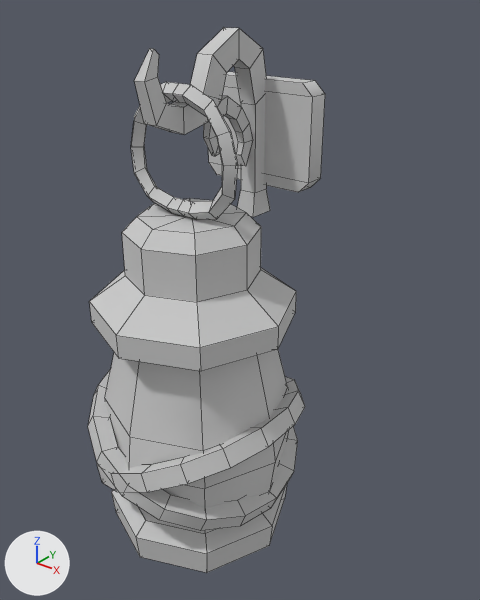
The FBX model The Cook of Village/Assets/3DModels/Object/3D/PROPS/PROP_lantern.fbx, before and after one commit.
Camera for both pictures: a 50 mm lens placed at (-13.624, -9.483, 1.875), pointed at (-13.938, -9.091, 1.632). Lighting does not change. The marker at lower left points along +X, +Y and +Z. Mesh edges are drawn as thin lines. Where no turn or scale is listed for an object, it has been applied to the vertices.

In view in the first picture: 'lantern'.
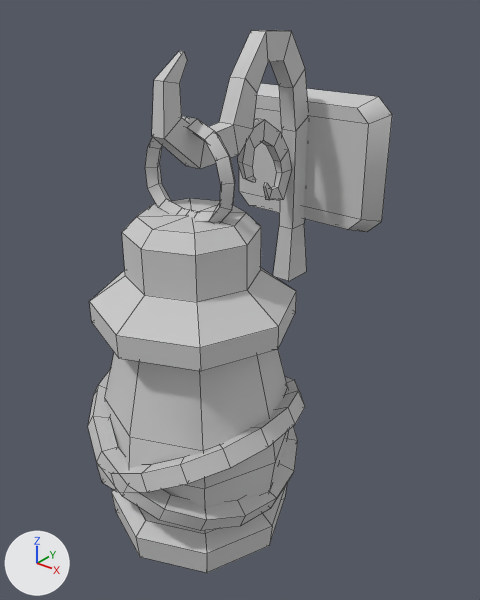
The newer file is also rescaled (x1.445), turned or shifted as a whole; pictures and numbers use the older file's frame.

Changed parts and their boxes [x1, y1, x2, y2] in the pictures (480 x 600 px):
'lantern', reshaped (28% wider): before [88, 27, 325, 573]; after [88, 30, 392, 573]
part 1 of me_mesh, built on: before [131, 27, 325, 220]; after [145, 30, 392, 281]

The change, as a list of edits to the scene's bpy script:
```text
Change me_mesh:
    used by ob_lantern; location = (-13.9508, -9.0357, 1.7633)
    remove me_mesh.from_pydata(...)  # 420 vertices, 413 faces; spans x -0.087..0.09, y -0.191..0.0, z -0.338..0.08
    add me_mesh.from_pydata(...)  # 424 vertices, 417 faces; spans x -0.087..0.09, y -0.191..0.066, z -0.338..0.076
    me_mesh part 1
    4 faces are deleted
    4 vertices in x -0.001..0.003, y -0.069..-0.068, z -0.001..0.006 move by (0.0, 0.043, -0.032)
    4 vertices in x -0.001..0.003, y -0.066..-0.065, z -0.007..-0.004 move by (0.0, 0.044, -0.033)
    170 vertices move from x -0.052..0.052, y -0.142..0.0, z -0.065..0.08 to x -0.076..0.076, y -0.128..0.066, z -0.142..0.074
    4 vertices are added at (0.008, -0.014, 0.054), (-0.006, -0.014, 0.054), (-0.006, -0.017, 0.076), (0.008, -0.017, 0.076)
    8 new faces join them
```
